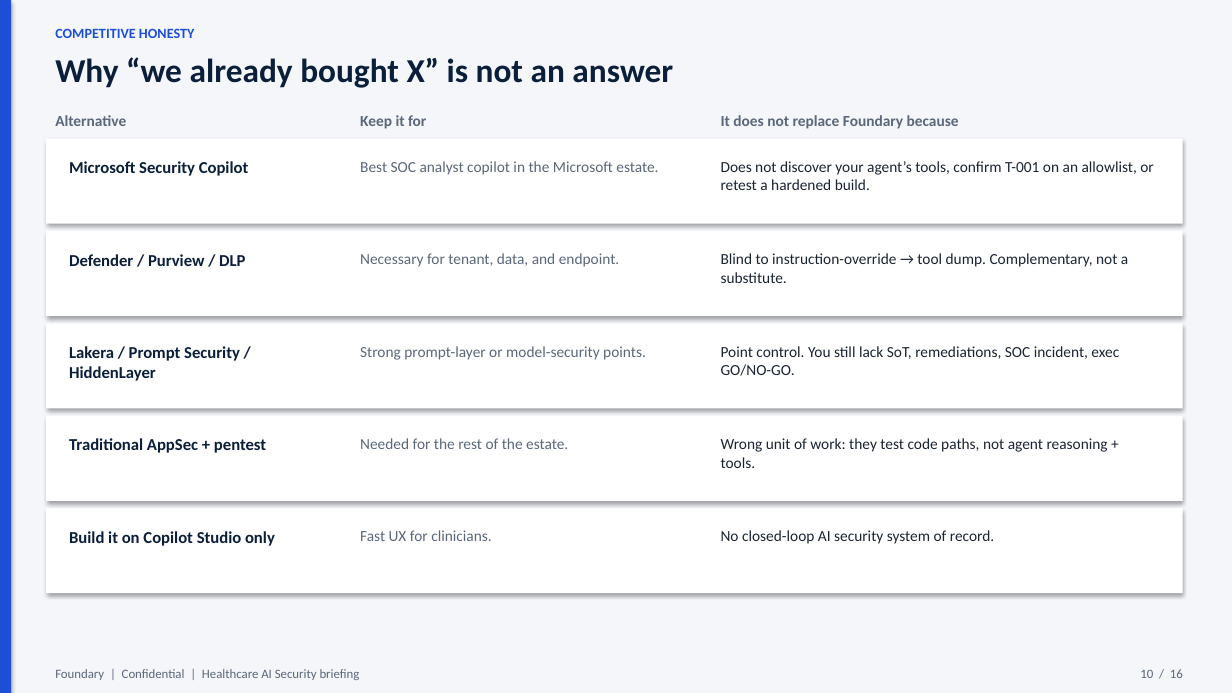
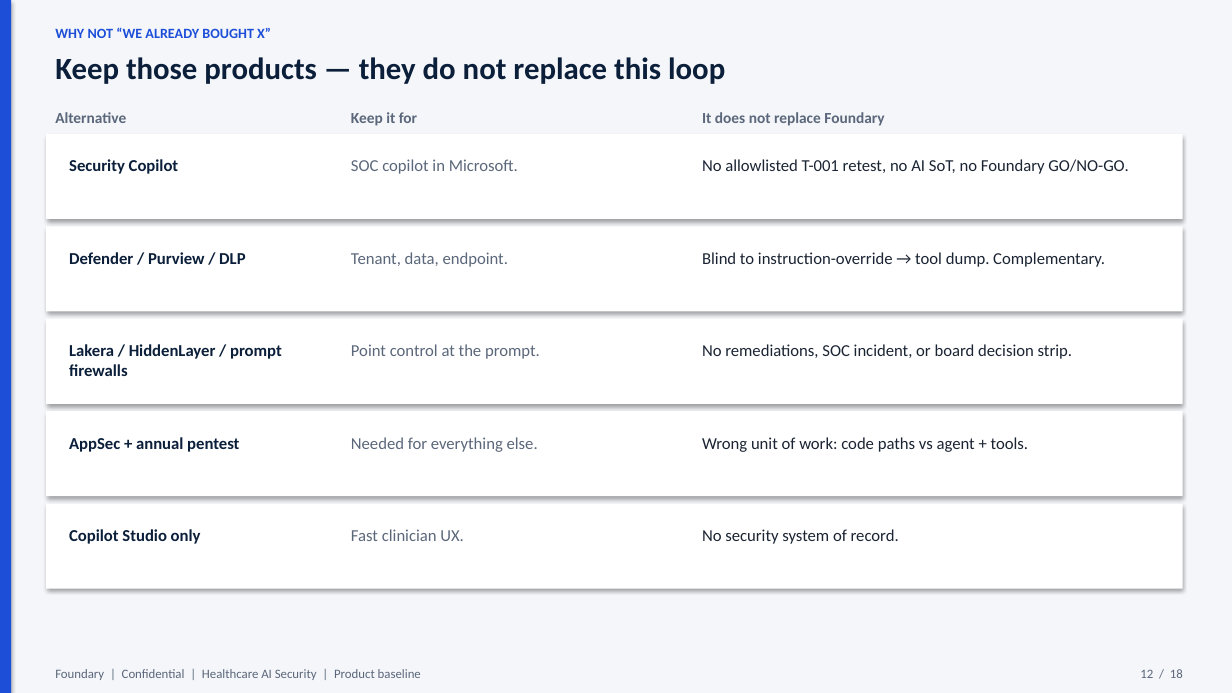
Before and after one commit to atulmishra84/Foundry-Baseline-Security-Agents, a slide deck: slide 12 of docs/Foundary-Healthcare-AI-Security-Brief.pptx (slide 10 before the commit). Drawn at 1232x693 pixels with LibreOffice and Linux fonts; fonts in the diff are those of the drawing. Boxes give left, top, right and bottom in pixels: in the first picture for what was removed or moved away, otherwise in the second. Text is boxed around its words. In the diff, an @@ line names an element or a change of style, - is before the commit and + after.

```diff
--- a/docs/Foundary-Healthcare-AI-Security-Brief.pptx
+++ b/docs/Foundary-Healthcare-AI-Security-Brief.pptx
@@ text at (55, 27, 271, 38): text changed @@
-COMPETITIVE HONESTY
+WHY NOT “WE ALREADY BOUGHT X”
@@ text at (55, 57, 725, 84): text changed; size 26 to 24 pt @@
-Why “we already bought X” is not an answer
+Keep those products — they do not replace this loop
@@ text "Keep it for": place and size @@
-text "Keep it for" at (360, 115, 426, 129)
+text "Keep it for" at (351, 112, 417, 126)
@@ text at (702, 112, 884, 126): text changed @@
-It does not replace Foundary because
+It does not replace Foundary
@@ text at (69, 159, 179, 174): text changed @@
-Microsoft Security Copilot
+Security Copilot
@@ text at (351, 159, 518, 174): text changed; size 12 to 13 pt @@
-Best SOC analyst copilot in the Microsoft estate.
+SOC copilot in Microsoft.
@@ text at (702, 159, 1128, 174): text changed; size 12 to 13 pt @@
-Does not discover your agent’s tools, confirm T-001 on an allowlist, or retest a hardened build.
+No allowlisted T-001 retest, no AI SoT, no Foundary GO/NO-GO.
@@ text at (351, 252, 508, 267): text changed; size 12 to 13 pt @@
-Necessary for tenant, data, and endpoint.
+Tenant, data, endpoint.
@@ text at (702, 252, 1105, 267): text changed; size 12 to 13 pt @@
-Blind to instruction-override → tool dump. Complementary, not a substitute.
+Blind to instruction-override → tool dump. Complementary.
@@ text at (69, 344, 282, 376): text changed @@
-Lakera / Prompt Security / HiddenLayer
+Lakera / HiddenLayer / prompt firewalls
@@ text at (351, 344, 540, 359): text changed; size 12 to 13 pt @@
-Strong prompt-layer or model-security points.
+Point control at the prompt.
@@ text at (702, 344, 1072, 359): text changed; size 12 to 13 pt @@
-Point control. You still lack SoT, remediations, SOC incident, exec GO/NO-GO.
+No remediations, SOC incident, or board decision strip.
@@ text at (69, 437, 239, 452): text changed @@
-Traditional AppSec + pentest
+AppSec + annual pentest
@@ text at (351, 437, 538, 452): text changed; size 12 to 13 pt @@
-Needed for the rest of the estate.
+Needed for everything else.
@@ text at (702, 437, 1029, 452): text changed; size 12 to 13 pt @@
-Wrong unit of work: they test code paths, not agent reasoning + tools.
+Wrong unit of work: code paths vs agent + tools.
@@ 5 rectangles: place and size @@
-5 rectangles at (46, 139, 1183, 593)
+5 rectangles at (46, 134, 1183, 589)
@@ text at (69, 529, 201, 544): text changed @@
-Build it on Copilot Studio only
+Copilot Studio only
@@ text at (351, 529, 464, 541): text changed; size 12 to 13 pt @@
-Fast UX for clinicians.
+Fast clinician UX.
@@ text at (702, 529, 899, 544): text changed; size 12 to 13 pt @@
-No closed-loop AI security system of record.
+No security system of record.
@@ text at (55, 669, 421, 680): text changed @@
-Foundary | Confidential | Healthcare AI Security briefing
+Foundary | Confidential | Healthcare AI Security | Product baseline
@@ text at (1140, 669, 1183, 678): text changed @@
-10 / 16
+12 / 18
```
Also in this commit, not shown: 11 other slides changed, 6 slides added, 4 slides removed, 36 other files.
